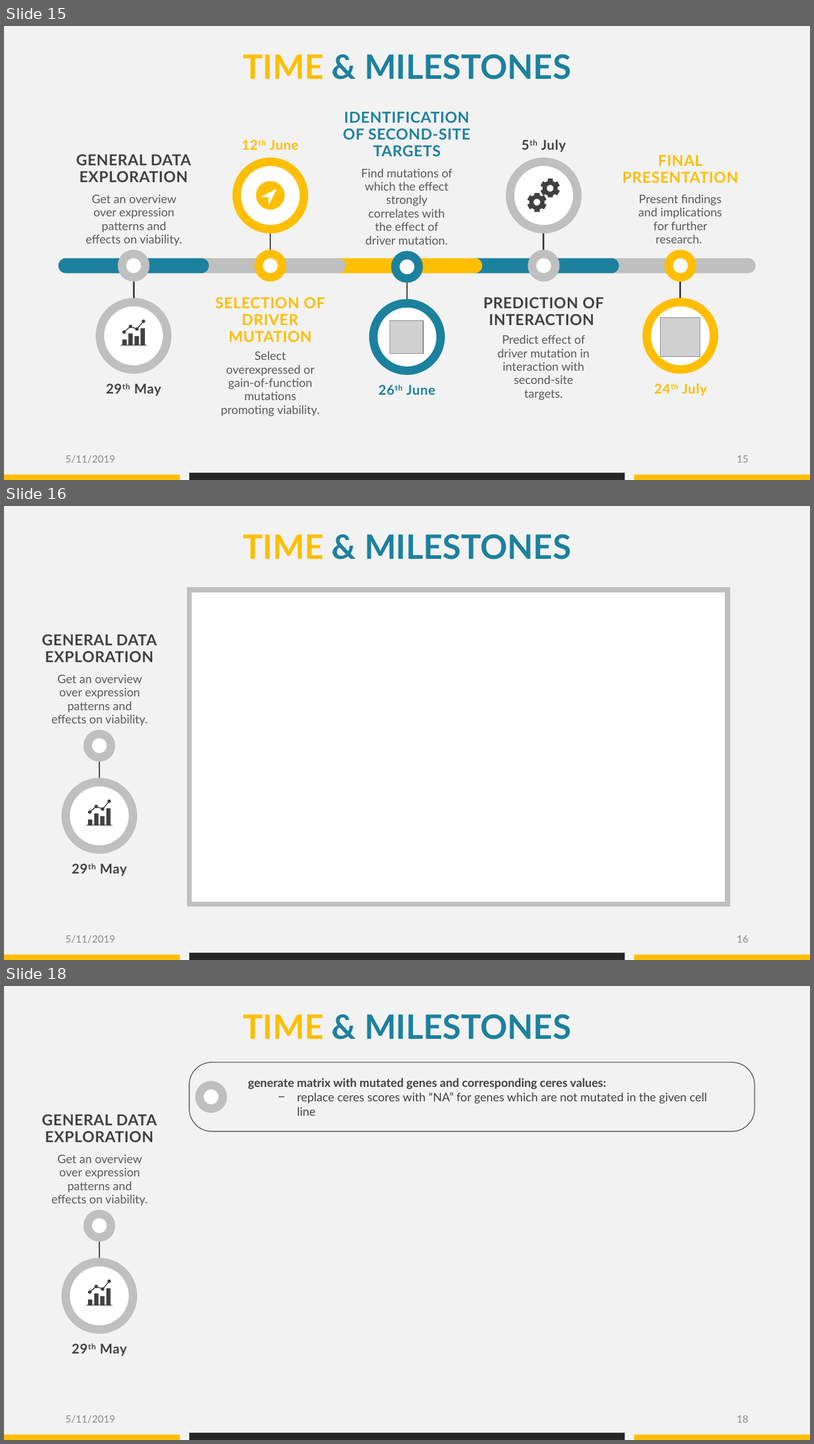
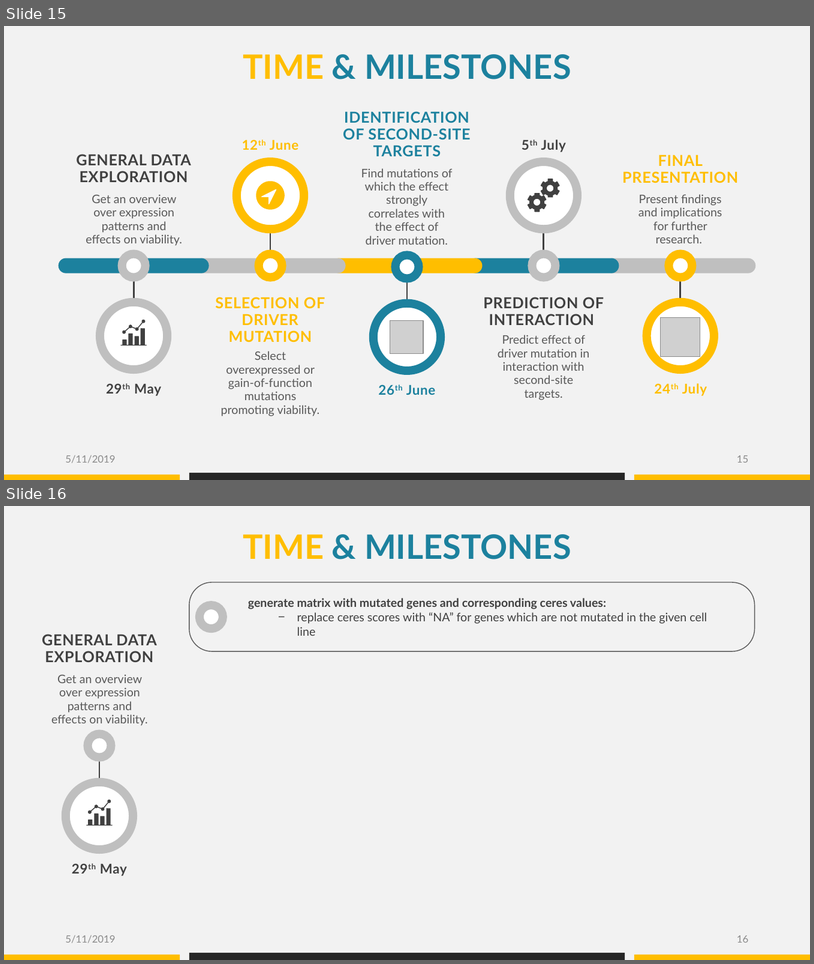
Before and after one commit to datascience-mobi/group-04-project-1-4, a slide deck: Project proposal_presentation_V1.pptx. Shown one above the other, each under a label of ours: slides 15, 16 and 18 before the commit, slides 15 and 16 after it; the slides between them are not shown. The pictures are 814x1444 and 814x964 pixels, drawn with LibreOffice and Linux fonts; fonts in the diff are those of the drawing; grey boxes stand for pictures. Boxes give left, top, right and bottom in pixels: in the first picture for what was removed or moved away, otherwise in the second. Text is boxed around its words. In the diff, an @@ line names an element or a change of style, - is before the commit and + after.

```diff
--- a/Project proposal_presentation_V1.pptx
+++ b/Project proposal_presentation_V1.pptx
@@ slide 16 removed at bbox=[4, 506, 810, 960], background #F2F2F2 @@
@@ text removed at bbox=[243, 534, 572, 559] @@
-TIME & MILESTONES
@@ rectangle removed at bbox=[189, 590, 728, 904] @@
@@ group removed at bbox=[42, 634, 156, 876]: 3 texts, 2 ellipses, 2 freeform shapes, 1 line @@
-GENERAL DATA EXPLORATION
-Get an overview over expression patterns and effects on viability.
-29th May
@@ text removed at bbox=[65, 935, 115, 943] @@
-5/11/2019
@@ page number removed at bbox=[737, 935, 749, 942] @@
-16
@@ rectangle removed at bbox=[4, 954, 180, 960] @@
@@ rectangle removed at bbox=[189, 952, 624, 960] @@
@@ rectangle removed at bbox=[635, 954, 810, 960] @@
@@ what was slide 18 is now slide 16 @@
@@ page number at bbox=[737, 935, 749, 942]: text changed @@
-18
+16
```
Also in this commit, not shown: 6 slides changed, 3 slides added, 1 other slide removed.
